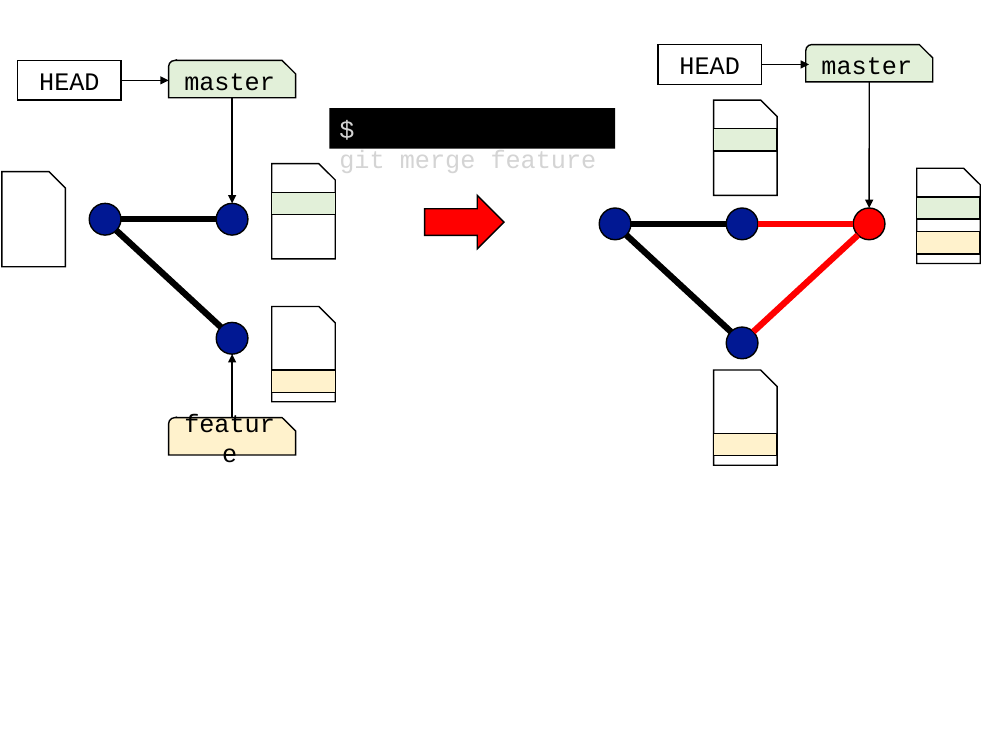
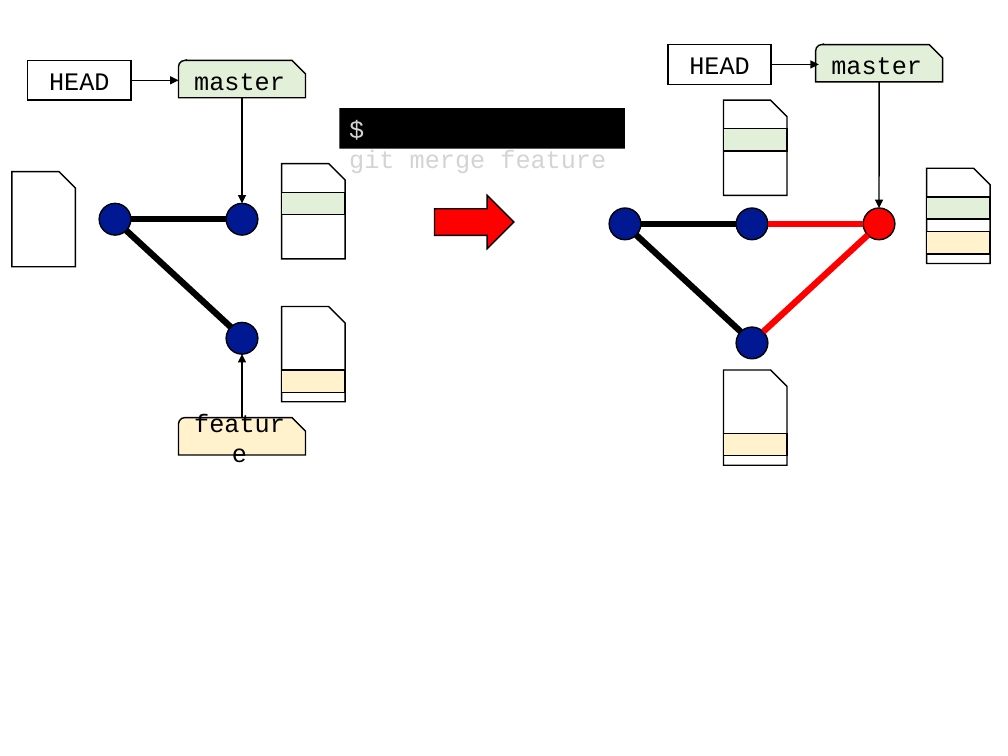
Before and after one commit to kaityo256/github, a slide deck: slide 16 of branch/fig/fig.pptx. Drawn at 1008x756 pixels with LibreOffice and Linux fonts; fonts in the diff are those of the drawing. Boxes give left, top, right and bottom in pixels: in the first picture for what was removed or moved away, otherwise in the second. Text is boxed around its words. In the diff, an @@ line names an element or a change of style, - is before the commit and + after.

```diff
--- a/branch/fig/fig.pptx
+++ b/branch/fig/fig.pptx
@@ 9 rectangles, 7 ellipses, 6 lines, 6 snip rects, 5 arrows, 3 snip round rects, 1 right arrow: place and size @@
-9 rectangles, 7 ellipses, 6 lines, 6 snip rects, 5 arrows, 3 snip round rects, 1 right arrow at (2,44,980,465)
+9 rectangles, 7 ellipses, 6 lines, 6 snip rects, 5 arrows, 3 snip round rects, 1 right arrow at (12,44,990,465)
```
Also in this commit, not shown: 4 other files.
